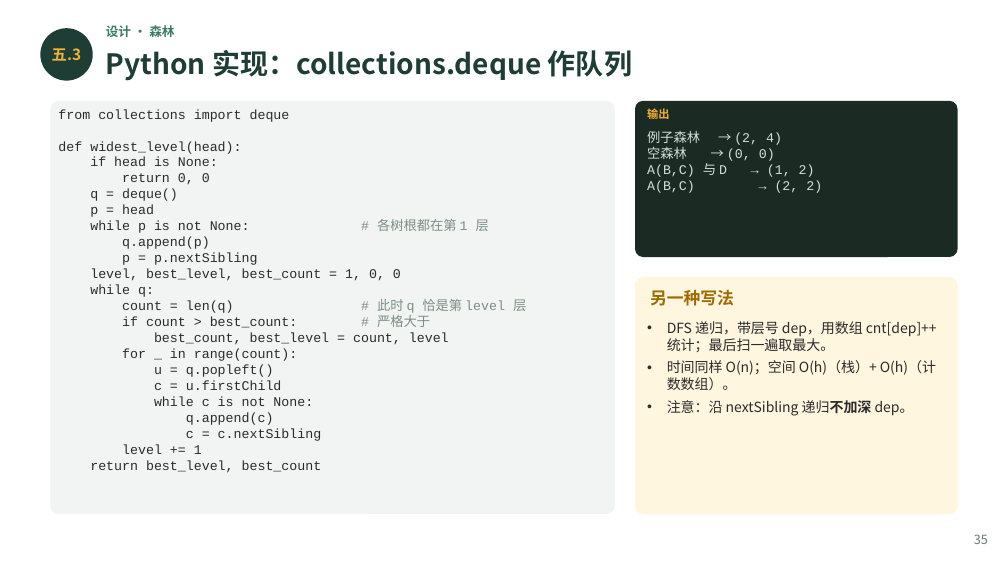
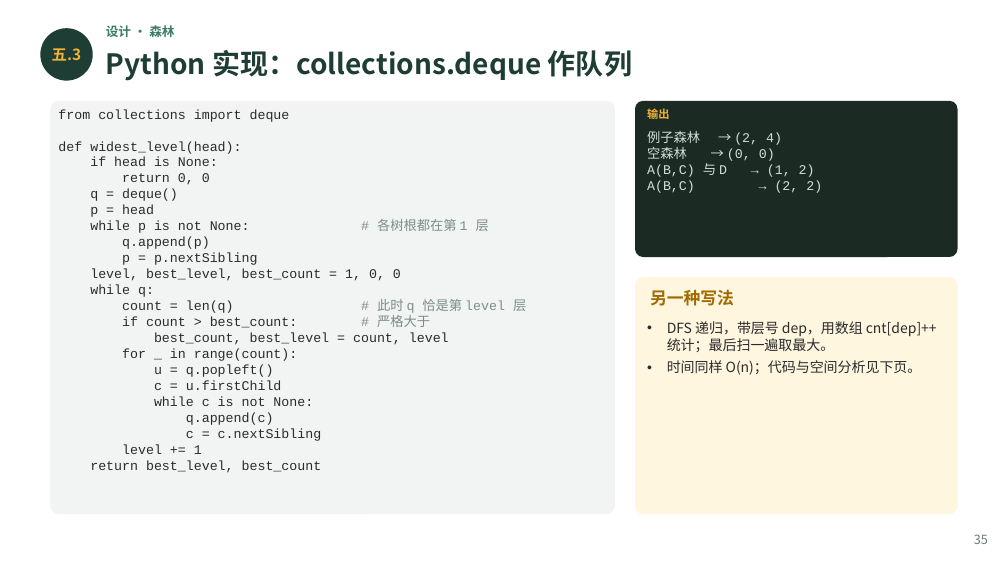
Before and after one commit to GMyhf/2026fall-cs201, a slide deck: slide 35 of courseware/202609_DSA_Midterm_2026_Review.pptx. Drawn at 1008x567 pixels with LibreOffice and Linux fonts; fonts in the diff are those of the drawing. Boxes give left, top, right and bottom in pixels: in the first picture for what was removed or moved away, otherwise in the second. Text is boxed around its words. In the diff, an @@ line names an element or a change of style, - is before the commit and + after.

```diff
--- a/courseware/202609_DSA_Midterm_2026_Review.pptx
+++ b/courseware/202609_DSA_Midterm_2026_Review.pptx
@@ text at bbox=[667, 360, 922, 375]: text changed @@
-• 时间同样 O(n)；空间 O(h)（栈）+ O(h)（计数数组）。
-• 注意：沿 nextSibling 递归不加深 dep。
+• 时间同样 O(n)；代码与空间分析见下页。
```
Also in this commit, not shown: 1 slide added.
